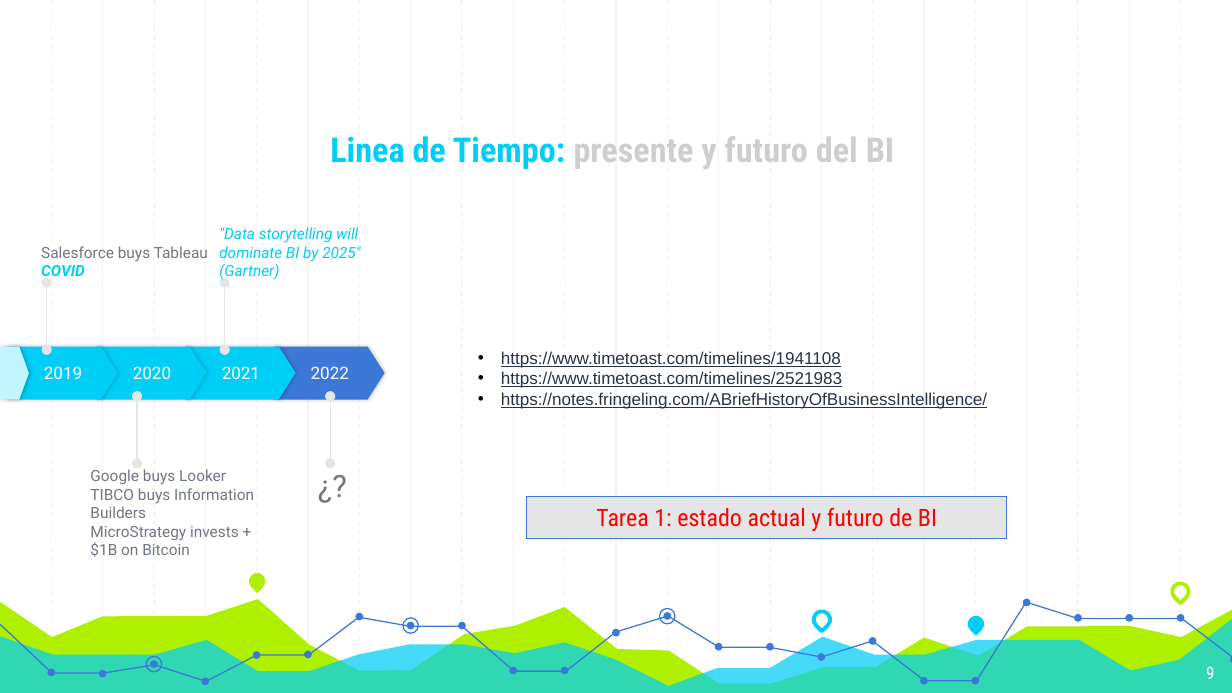
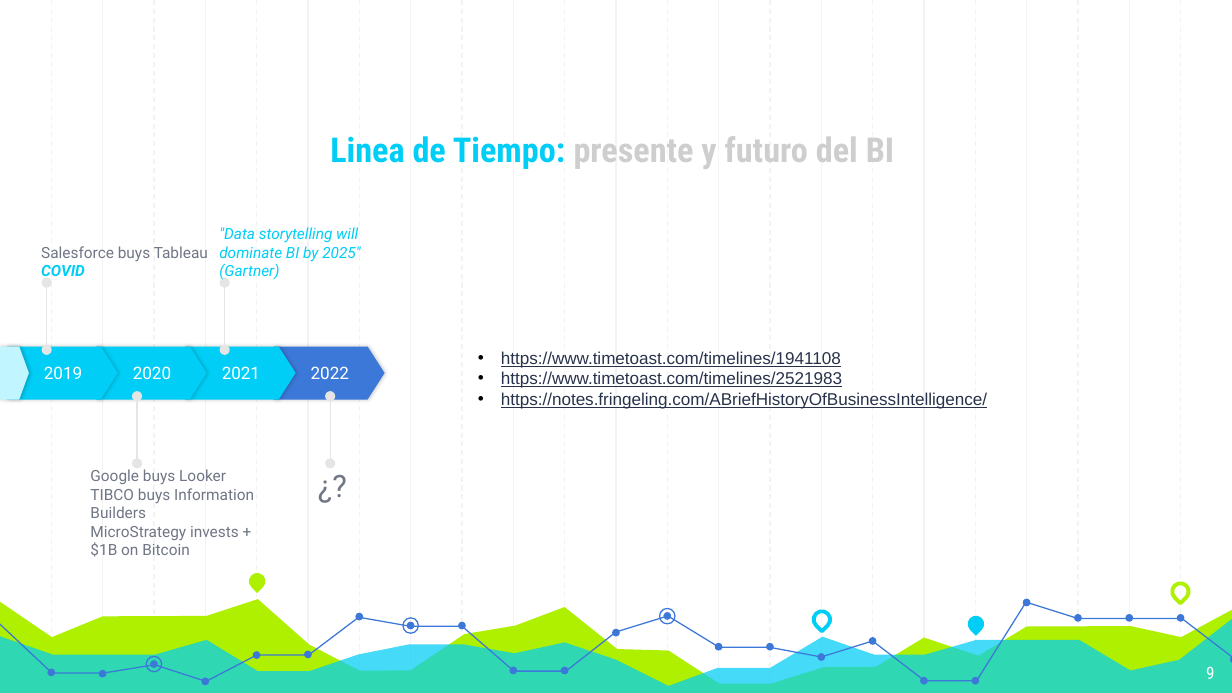
Before and after one commit to dherrerambo/learning_bi, a slide deck: slide 9 of BI.ppsx. Drawn at 1232x693 pixels with LibreOffice and Linux fonts; fonts in the diff are those of the drawing. Boxes give left, top, right and bottom in pixels: in the first picture for what was removed or moved away, otherwise in the second. Text is boxed around its words. In the diff, an @@ line names an element or a change of style, - is before the commit and + after.

```diff
--- a/BI.ppsx
+++ b/BI.ppsx
@@ rectangle removed at <box>527,496,1008,538</box> @@
-Tarea 1: estado actual y futuro de BI
```
Also in this commit, not shown: 3 other slides changed, 1 slide added, 1 slide removed, 3 other files.
